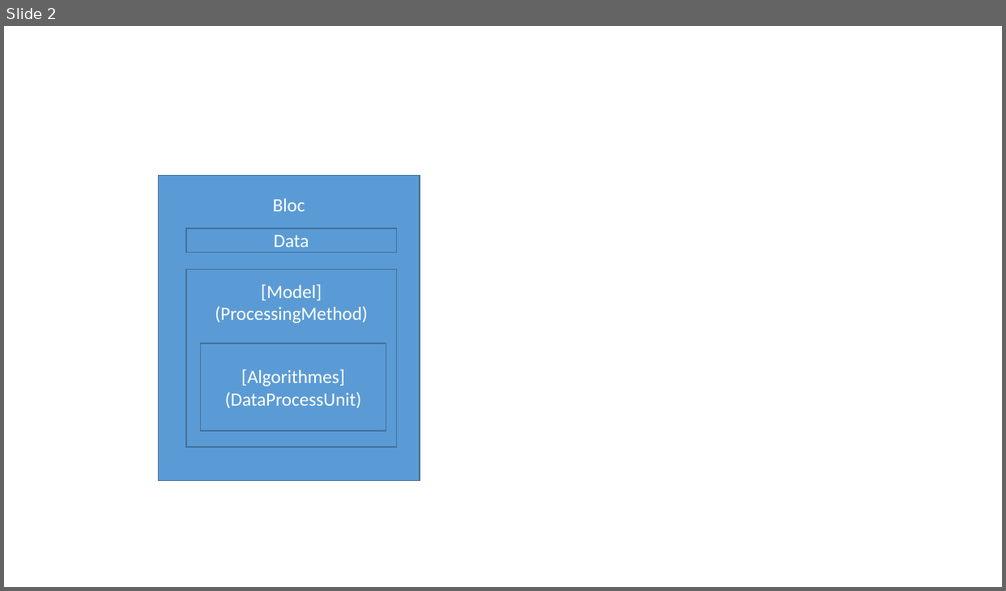
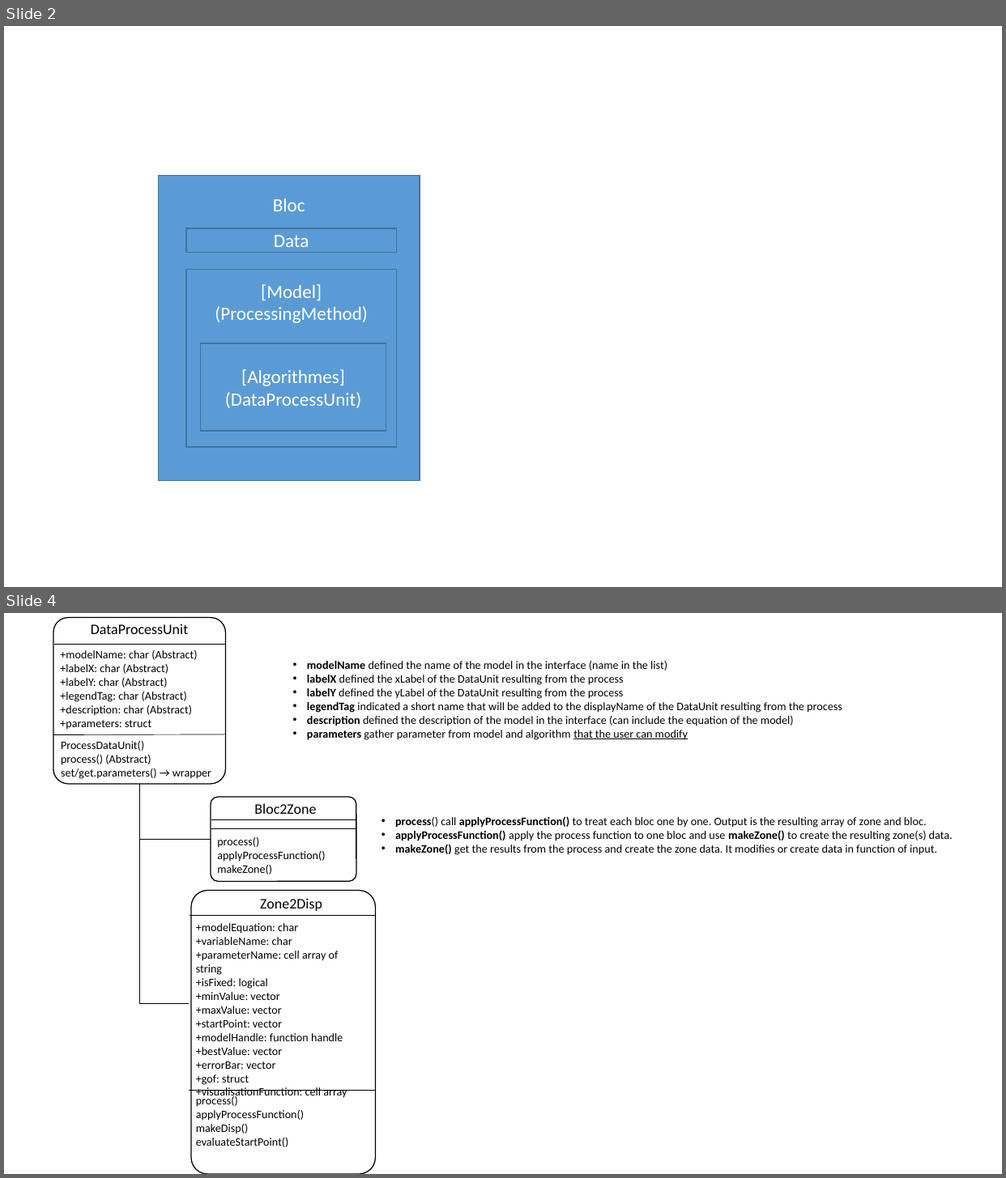
Before and after one commit to ManuIdentiFY/FitLike2, a slide deck: Program structure.pptx. Shown one above the other, each under a label of ours: slide 2 before the commit, slides 2 and 4 after it; the slides between them are not shown. The pictures are 1006x591 and 1006x1178 pixels, drawn with LibreOffice and Linux fonts; fonts in the diff are those of the drawing. Boxes give left, top, right and bottom in pixels: in the first picture for what was removed or moved away, otherwise in the second. Text is boxed around its words. In the diff, an @@ line names an element or a change of style, - is before the commit and + after.

```diff
--- a/Program structure.pptx
+++ b/Program structure.pptx
@@ slide 4 added at <box>4,613,1002,1174</box>, background #FFFFFF @@
@@ rounded rectangle added at <box>53,618,226,784</box>, fill #FFFFFF, outline #000000 1 pt @@
@@ text added at <box>91,624,188,634</box>, 14 pt, text #000000 @@
+DataProcessUnit
@@ line added from (54, 644) to (226, 644), #000000 0.5 pt @@
@@ text added at <box>60,650,197,730</box>, 11 pt, text #000000 @@
++modelName: char (Abstract)
++labelX: char (Abstract)
++labelY: char (Abstract)
++legendTag: char (Abstract)
++description: char (Abstract)
++parameters: struct
@@ text added at <box>307,661,842,740</box>, 11 pt, text #000000 @@
+• modelName defined the name of the model in the interface (name in the list)
+• labelX defined the xLabel of the DataUnit resulting from the process
+• labelY defined the yLabel of the DataUnit resulting from the process
+• legendTag indicated a short name that will be added to the displayName of the DataUnit resulting from the process
+• description defined the description of the model in the interface (can include the equation of the model)
+• parameters gather parameter from model and algorithm that the user can modify
@@ line added from (53, 735) to (226, 735), #000000 0.5 pt @@
@@ text added at <box>61,741,211,779</box>, 11 pt, text #000000 @@
+ProcessDataUnit()
+process() (Abstract)
+set/get.parameters() → wrapper
@@ elbow line added from (139, 784) to (211, 839), #000000 0.5 pt @@
@@ elbow line added from (139, 784) to (188, 1003), #000000 0.5 pt @@
@@ rounded rectangle added at <box>211,797,356,882</box>, fill #FFFFFF, outline #000000 1 pt @@
@@ text added at <box>254,803,316,814</box>, 14 pt, text #000000 @@
+Bloc2Zone
@@ line added from (211, 820) to (356, 820), #000000 0.5 pt @@
@@ line added from (211, 828) to (356, 828), #000000 0.5 pt @@
@@ text added at <box>395,816,953,855</box>, 11 pt, text #000000 @@
+• process() call applyProcessFunction() to treat each bloc one by one. Output is the resulting array of zone and bloc.
+• applyProcessFunction() apply the process function to one bloc and use makeZone() to create the resulting zone(s) data.
+• makeZone() get the results from the process and create the zone data. It modifies or create data in function of input.
@@ text added at <box>217,837,325,875</box>, 11 pt, text #000000 @@
+process()
+applyProcessFunction()
+makeZone()
@@ rounded rectangle added at <box>191,891,375,1174</box>, fill #FFFFFF, outline #000000 1 pt @@
@@ text added at <box>260,898,322,911</box>, 14 pt, text #000000 @@
+Zone2Disp
@@ line added from (189, 915) to (375, 915), #000000 0.5 pt @@
@@ text added at <box>196,923,347,1100</box>, 11 pt, text #000000 @@
++modelEquation: char
++variableName: char
++parameterName: cell array of string
++isFixed: logical
++minValue: vector
++maxValue: vector
++startPoint: vector
++modelHandle: function handle
++bestValue: vector
++errorBar: vector
++gof: struct
++visualisationFunction: cell array
@@ line added from (189, 1091) to (375, 1091), #000000 0.5 pt @@
@@ text added at <box>196,1095,304,1148</box>, 11 pt, text #000000 @@
+process()
+applyProcessFunction()
+makeDisp()
+evaluateStartPoint()
```
Also in this commit, not shown: 1 slide changed, 7 other slides added.
